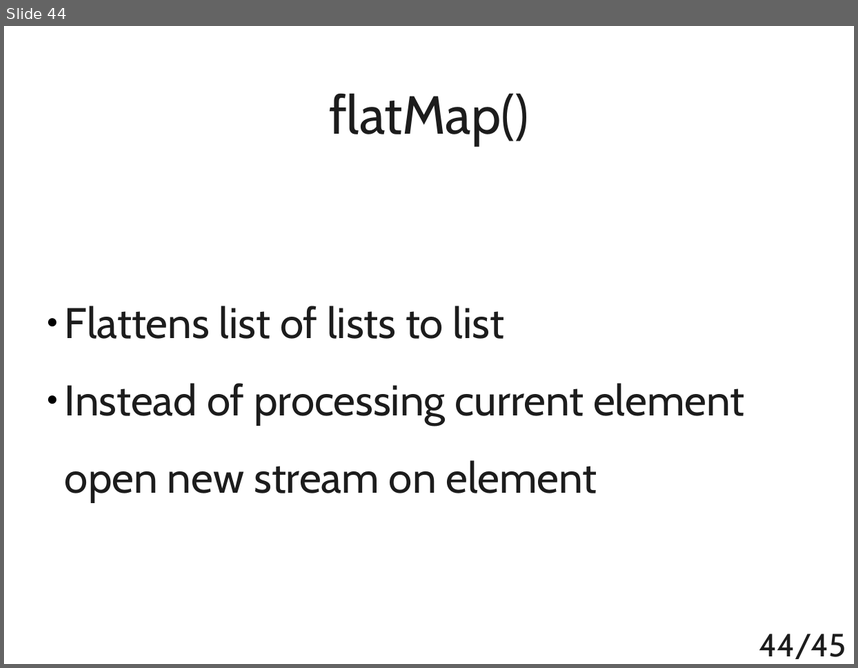
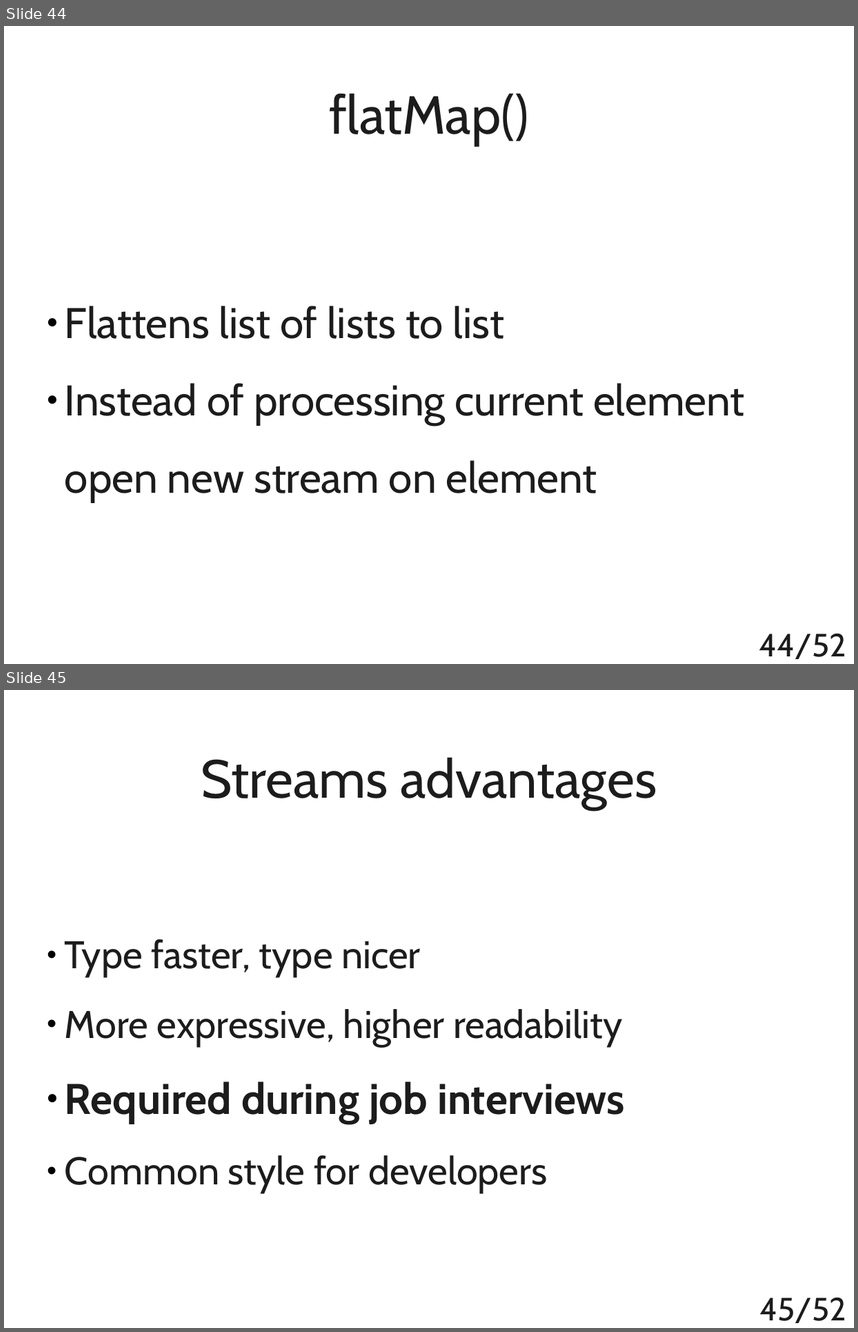
Before and after one commit to t4upl/java-streams-workshop, a slide deck: src/main/resources/editables/presentation.odp. Shown one above the other, each under a label of ours: slide 44 before the commit, slides 44 and 45 after it. The pictures are 858x668 and 858x1332 pixels, drawn with LibreOffice and Linux fonts; fonts in the diff are those of the drawing. Boxes give left, top, right and bottom in pixels: in the first picture for what was removed or moved away, otherwise in the second. Text is boxed around its words. In the diff, an @@ line names an element or a change of style, - is before the commit and + after.

```diff
--- a/src/main/resources/editables/presentation.odp
+++ b/src/main/resources/editables/presentation.odp
@@ slide 45 added at (4,690,854,1328), background #FFFFFF @@
@@ title added at (201,757,657,809), 50 pt, text #1C1C1C @@
+Streams advantages
@@ subtitle added at (65,939,625,1193), 36 pt, text #1C1C1C @@
+● Type faster, type nicer
+● More expressive, higher readability
+● Required during job interviews
+● Common style for developers
@@ page number added at (760,1297,846,1323), 30 pt, text #1C1C1C @@
+45/52
@@ page number at (759,633,846,659): text changed @@
-44/45
+44/52
```
Also in this commit, not shown: 1 slide changed, 7 other slides added, 1 slide removed, 6 other files.
